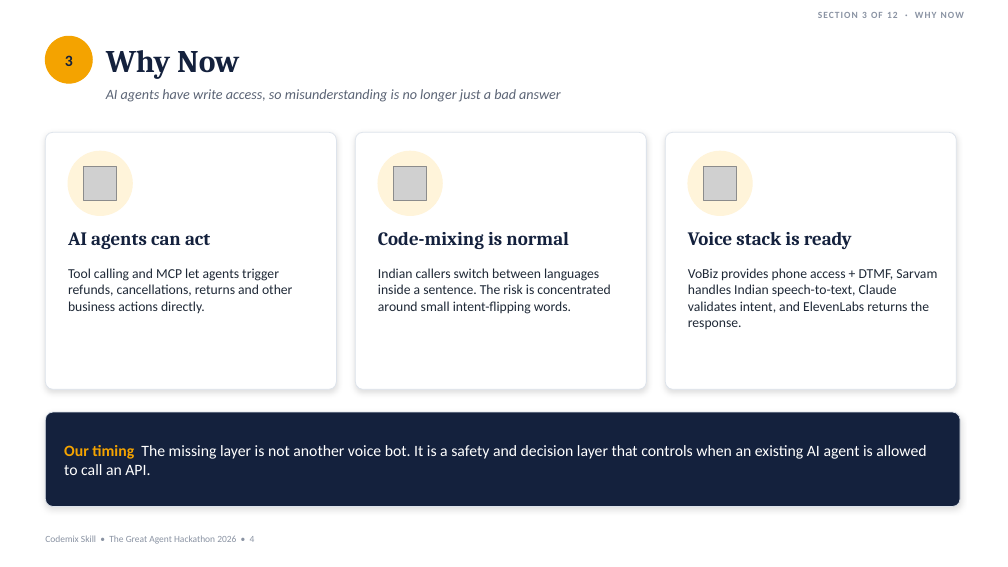
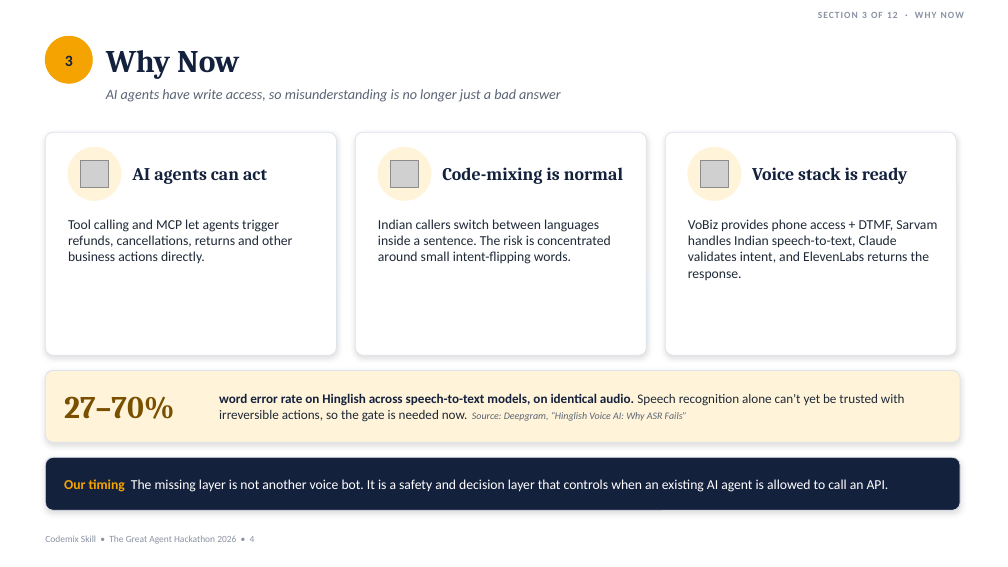
Before and after one commit to ramanathanmani/great-agent-hackathon-2026, a slide deck: slide 4 of docs/presentation/CodemixSkill-Final-Round.pptx. Drawn at 1008x567 pixels with LibreOffice and Linux fonts; fonts in the diff are those of the drawing; grey boxes stand for pictures. Boxes give left, top, right and bottom in pixels: in the first picture for what was removed or moved away, otherwise in the second. Text is boxed around its words. In the diff, an @@ line names an element or a change of style, - is before the commit and + after.

```diff
--- a/docs/presentation/CodemixSkill-Final-Round.pptx
+++ b/docs/presentation/CodemixSkill-Final-Round.pptx
@@ rounded rectangle: place and size @@
-rounded rectangle at bbox=[45, 132, 337, 389]
+rounded rectangle at bbox=[45, 132, 337, 355]
@@ ellipse: place and size @@
-ellipse at bbox=[68, 151, 132, 216]
+ellipse at bbox=[68, 147, 121, 200]
@@ text "AI agents can act": place and size @@
-text "AI agents can act" at bbox=[68, 232, 210, 249]
+text "AI agents can act" at bbox=[132, 168, 267, 184]
@@ rounded rectangle: place and size @@
-rounded rectangle at bbox=[355, 132, 647, 389]
+rounded rectangle at bbox=[355, 132, 647, 355]
@@ ellipse: place and size @@
-ellipse at bbox=[378, 151, 442, 216]
+ellipse at bbox=[378, 147, 431, 200]
@@ text "Code-mixing is normal": place and size @@
-text "Code-mixing is normal" at bbox=[378, 232, 569, 249]
+text "Code-mixing is normal" at bbox=[442, 167, 623, 184]
@@ proportions changed in 3 elements at bbox=[45, 132, 337, 355], bbox=[355, 132, 647, 355], bbox=[665, 132, 957, 355] @@
@@ rounded rectangle: place and size @@
-rounded rectangle at bbox=[665, 132, 957, 389]
+rounded rectangle at bbox=[665, 132, 957, 355]
@@ ellipse: place and size @@
-ellipse at bbox=[688, 151, 752, 216]
+ellipse at bbox=[688, 147, 741, 200]
@@ size 18 to 17 pt; vertical alignment top to middle in 3 elements at bbox=[132, 168, 267, 184], bbox=[442, 167, 623, 184], bbox=[752, 167, 907, 184] @@
@@ text "Voice stack is ready": place and size @@
-text "Voice stack is ready" at bbox=[688, 232, 852, 249]
+text "Voice stack is ready" at bbox=[752, 167, 907, 184]
@@ picture: place and size @@
-picture at bbox=[83, 166, 116, 200]
+picture at bbox=[81, 160, 108, 188]
@@ picture: place and size @@
-picture at bbox=[393, 166, 426, 200]
+picture at bbox=[391, 160, 418, 188]
@@ picture: place and size @@
-picture at bbox=[703, 166, 737, 200]
+picture at bbox=[701, 160, 728, 188]
@@ text "Tool calling and MCP let ...": place and size @@
-text "Tool calling and MCP let ..." at bbox=[68, 268, 292, 313]
+text "Tool calling and MCP let ..." at bbox=[68, 219, 292, 263]
@@ text "Indian callers switch between languages ...": place and size @@
-text "Indian callers switch between languages ..." at bbox=[378, 268, 610, 314]
+text "Indian callers switch between languages ..." at bbox=[378, 219, 610, 264]
@@ text "VoBiz provides phone access + ...": place and size @@
-text "VoBiz provides phone access + ..." at bbox=[688, 268, 937, 329]
+text "VoBiz provides phone access + ..." at bbox=[688, 219, 937, 280]
@@ rounded rectangle: place and size @@
-rounded rectangle at bbox=[45, 412, 960, 507]
+rounded rectangle at bbox=[45, 371, 960, 442]
@@ rounded rectangle at bbox=[45, 371, 960, 442]: fill #14213D to #FFF4DA; proportions changed @@
@@ text added at bbox=[64, 396, 174, 419], 30 pt, text #7A5000, bold @@
+27–70%
@@ text added at bbox=[219, 393, 905, 422], 12.5 pt, text #1F2937 @@
+word error rate on Hinglish across speech-to-text models, on identical audio. Speech recognition alone can't yet be trusted with irreversible actions, so the gate is needed now. Source: Deepgram, “Hinglish Voice AI: Why ASR Fails”
@@ rounded rectangle added at bbox=[45, 457, 960, 510], fill #14213D, outline #DDE3EB 0.75 pt @@
@@ text "Our timing The missing layer ...": place and size @@
-text "Our timing The missing layer ..." at bbox=[64, 445, 926, 475]
+text "Our timing The missing layer ..." at bbox=[64, 479, 889, 492]
@@ text "Our timing The missing layer ..." at bbox=[64, 479, 889, 492]: size 15 to 13 pt @@
```
Also in this commit, not shown: 6 other slides changed, 2 other files.
